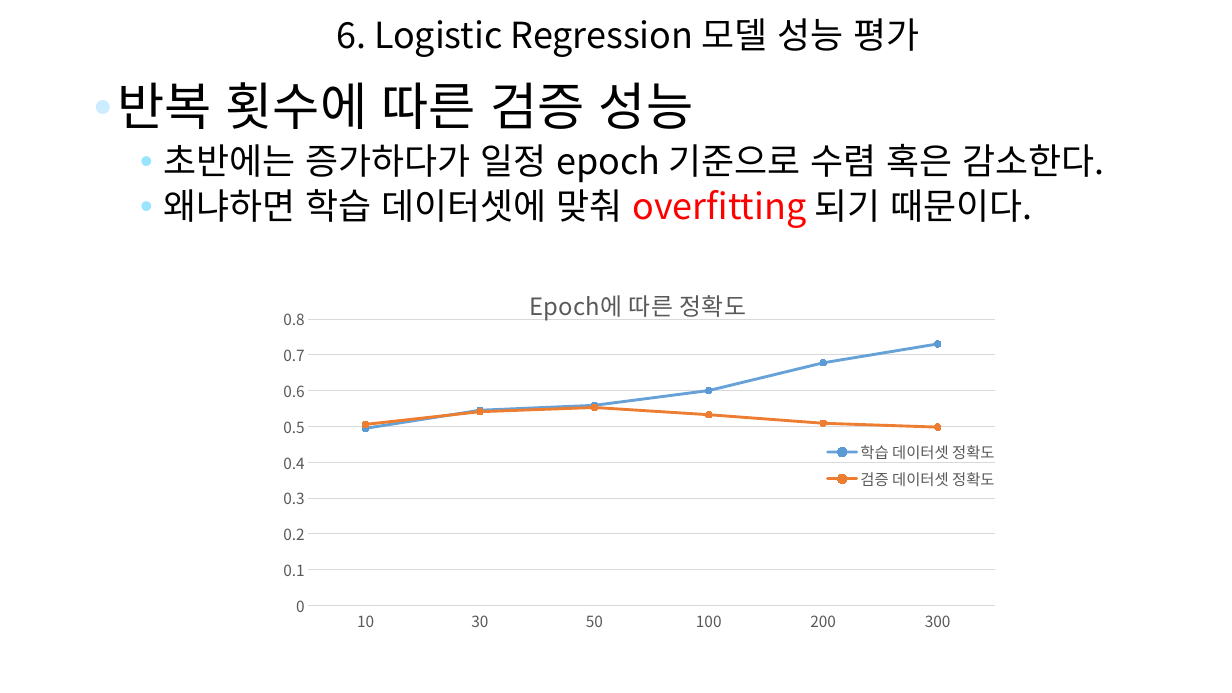
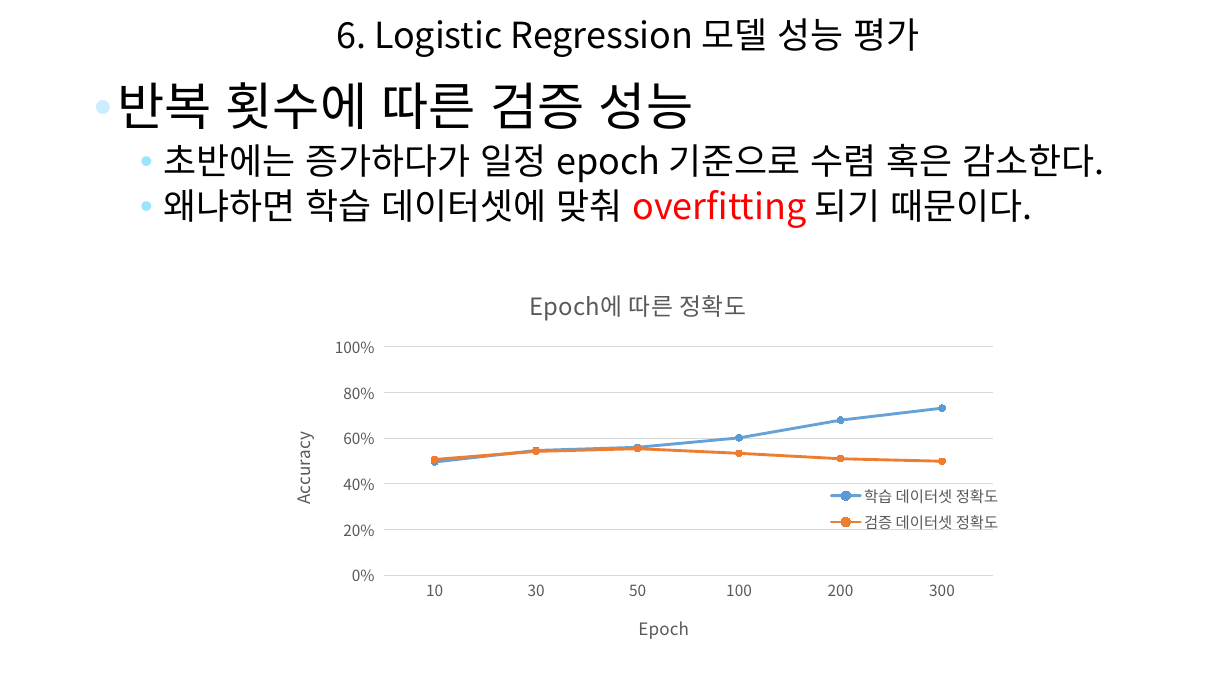
Before and after one commit to Silinu1016/Monthly_Project1, a slide deck: slide 9 of Classification_Project/풍경(Scene) 이미지 분류.pptx. Drawn at 1232x693 pixels with LibreOffice and Linux fonts; fonts in the diff are those of the drawing; background and template pictures are left out. Boxes give left, top, right and bottom in pixels: in the first picture for what was removed or moved away, otherwise in the second. Text is boxed around its words. In the diff, an @@ line names an element or a change of style, - is before the commit and + after.

```diff
--- a/Classification_Project/풍경(Scene) 이미지 분류.pptx
+++ b/Classification_Project/풍경(Scene) 이미지 분류.pptx
@@ line chart at (268,271,1007,661) @@
@@ category axis title "" to "Epoch " @@
@@ value axis title "" to "Accuracy " @@
@@ legend changed @@
@@ value axis changed @@
@@ plot area changed @@
```
Also in this commit, not shown: 1 other slide changed, 1 other file.
